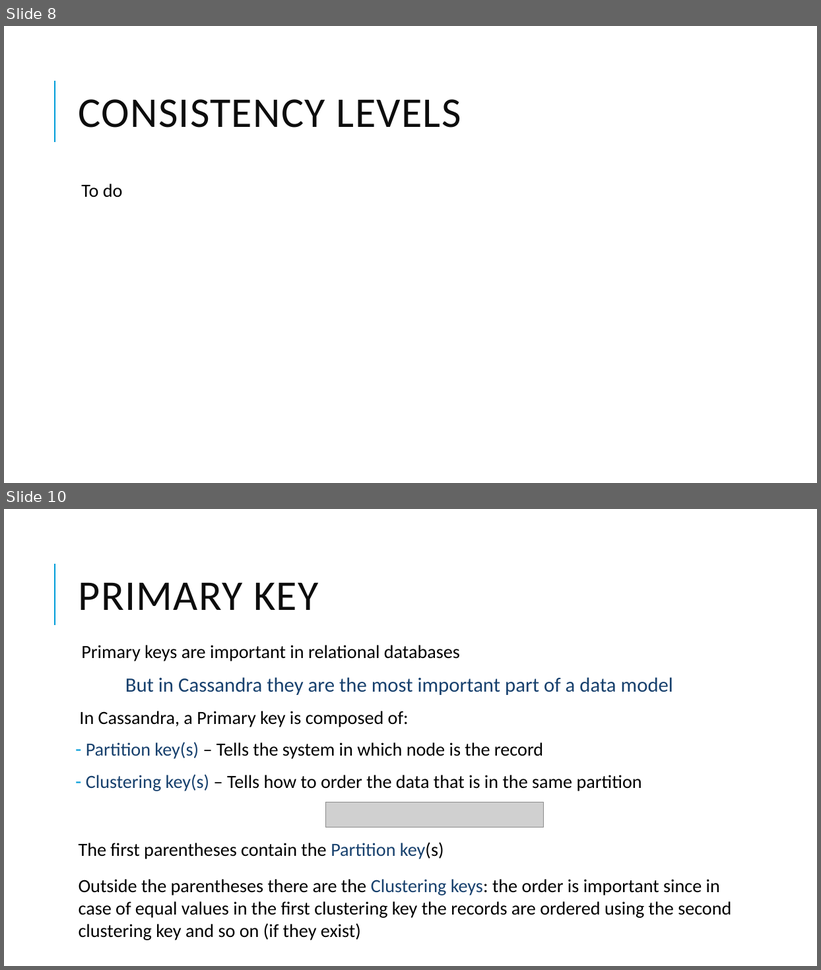
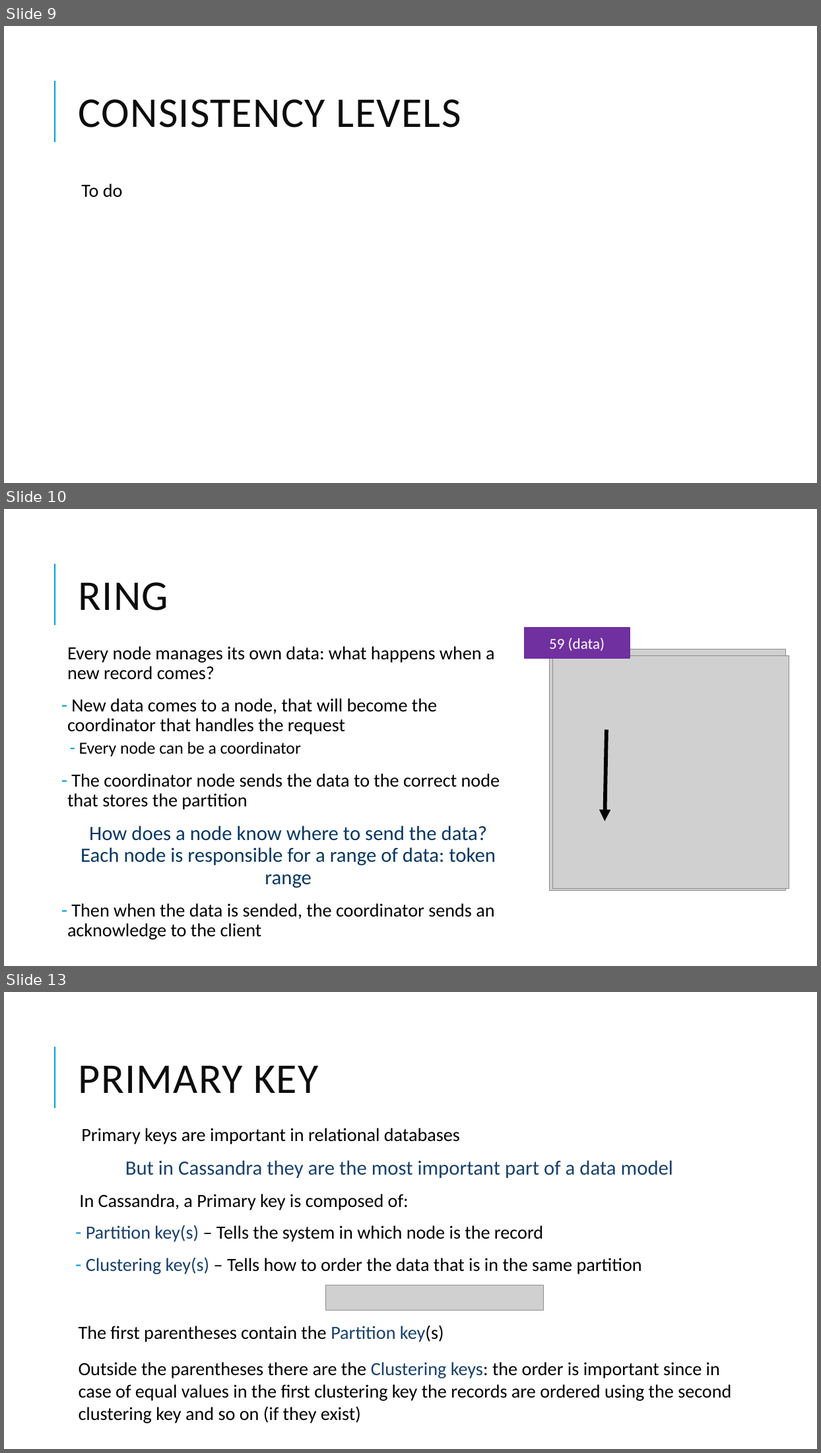
Before and after one commit to DebbyX3/cassandra-project, a slide deck: Cassandra project.pptx. Shown one above the other, each under a label of ours: slides 8 and 10 before the commit, slides 9, 10 and 13 after it; the slides between them are not shown. The pictures are 821x970 and 821x1453 pixels, drawn with LibreOffice and Linux fonts; fonts in the diff are those of the drawing; grey boxes stand for pictures. Boxes give left, top, right and bottom in pixels: in the first picture for what was removed or moved away, otherwise in the second. Text is boxed around its words. In the diff, an @@ line names an element or a change of style, - is before the commit and + after.

Commit message:
pptx - cassandra ring

```diff
--- a/Cassandra project.pptx
+++ b/Cassandra project.pptx
@@ slide 10 added at bbox=[4, 509, 817, 966], background #FFFFFF; not listed: 1 template element that a slide beside it also shows @@
@@ title added at bbox=[79, 582, 169, 611], 50 pt, text #0D0D0D @@
+RING
@@ text added at bbox=[67, 646, 500, 940], 22 pt, text #000000 @@
+  Every node manages its own data: what happens when a new record comes?
+– New data comes to a node, that will become the coordinator that handles the request
+  – Every node can be a coordinator
+– The coordinator node sends the data to the correct node that stores the partition
+How does a node know where to send the data?
+Each node is responsible for a range of data: token range
+– Then when the data is sended, the coordinator sends an acknowledge to the client
@@ rectangle added at bbox=[525, 628, 630, 658], fill #7030A0, outline #7030A0 1.25 pt, 18 pt, text #FFFFFF @@
+59 (data)
@@ arrow added from (585, 646) to (607, 708), #000000 4.5 pt @@
@@ picture added at bbox=[549, 650, 786, 891] @@
@@ picture added at bbox=[553, 656, 789, 889] @@
@@ arrow added from (607, 730) to (605, 821), #000000 4.5 pt @@
@@ what was slide 8 is now slide 9 @@
@@ what was slide 10 is now slide 13 @@
```
Also in this commit, not shown: 1 slide changed, 5 other slides added, 2 slides removed.
